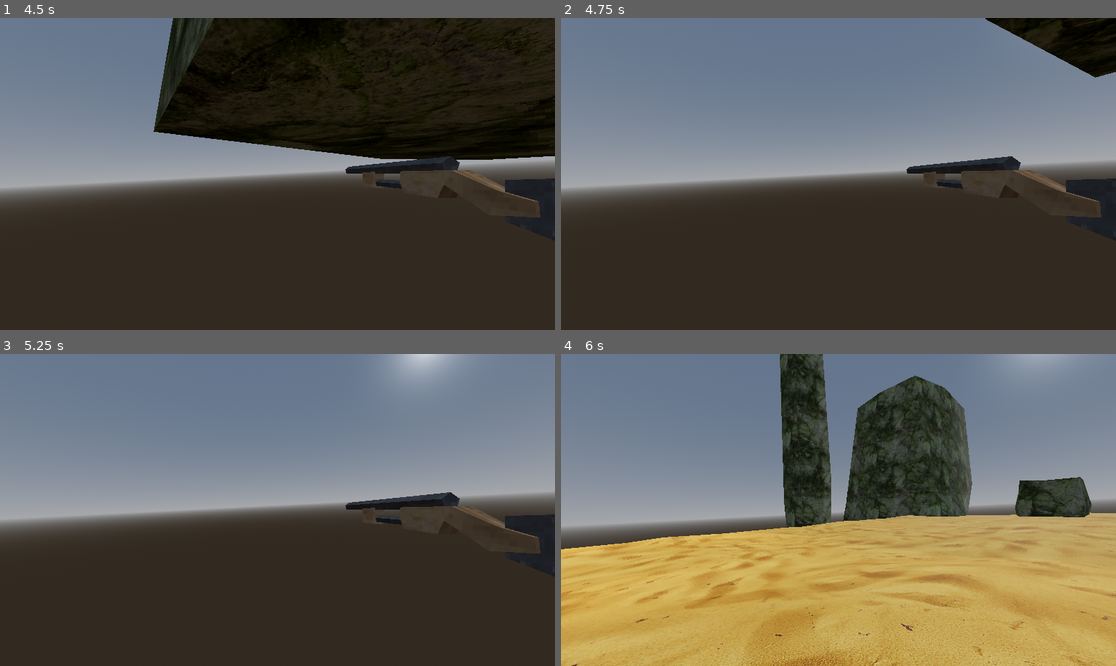
Above: before the commit, frames 1-4 (two rows, left to right).
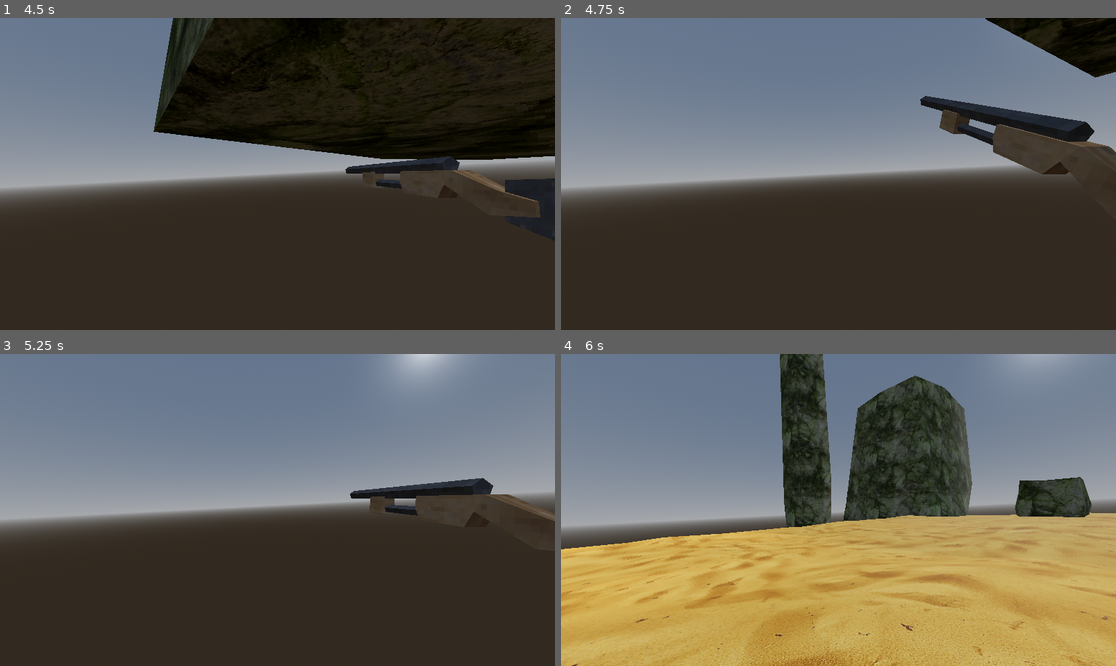
Above: after the commit, the same moments.

Repository: ant1234/retro_fps
Game: Godot game, scene res://world.tscn
The game is run twice, just before and just after one commit, with the same random seed, the same clock (stepped at 60 frames per second) and the same inputs.
Inputs (mouse positions are in pixels of both pictures, inside the frame that each line leads up to):
- Up to frame 1 (4.5 s): tap Enter at 0.5 s; move the mouse to (305, 174) at 0.52 s; press the mouse at (305, 174) at 0.53 s; hold Up (move_forwards) from 0.53 s (still down); tap Space (jump) at 0.77, 1.52, 3.02, 3.77 s; move the mouse to (249, 174) at 1.27 s; release the mouse at (249, 174) at 1.28 s; click (249, 174) at 1.35 s; move the mouse to (288, 167) at 2.02 s; press the mouse at (288, 167) at 2.03 s; tap 1 at 2.1 s; move the mouse to (271, 180) at 2.77 s; release the mouse at (271, 180) at 2.78 s; tap 2 at 2.85 s; click (271, 180) at 3.05 s; move the mouse to (316, 177) at 3.52 s; press the mouse at (316, 177) at 3.53 s; tap 3 at 3.6 s; move the mouse to (233, 170) at 4.27 s; release the mouse at (233, 170) at 4.28 s; tap 4 at 4.35 s
- Up to frame 2 (4.75 s): keep holding Up (move_forwards); tap Space (jump) at 4.52 s; click (794, 170) at 4.55 s
- Up to frame 3 (5.25 s): keep holding Up (move_forwards); move the mouse to (283, 510) at 5.02 s; press the mouse at (283, 510) at 5.03 s; tap 5 at 5.1 s
- Up to frame 4 (6 s): tap R (restart) at 5.75 s; move the mouse to (816, 503) at 5.77 s; release Up (move_forwards) at 5.78 s; release the mouse at (816, 503) at 5.78 s; hold Right (move_right) from 5.78 s (still down); tap 6 at 5.85 s

Frame 1 is identical in both runs. In frame 2, 6.4% of the frame differs, in the area x 62-100%, y 24-72%; in frame 3, 3.0%; in frame 4, nothing differs.

Commit message:
Add shotgun functionality

Diff:
--- a/characters/player/player.tscn
+++ b/characters/player/player.tscn
@@ -13,6 +13,9 @@
 [ext_resource type="PackedScene" uid="uid://cdk2csx214cgn" path="res://effects/muzzle_flash/assets/muzzleflash1.glb" id="7_m60va"]
 [ext_resource type="PackedScene" uid="uid://bcg51se7tsgyl" path="res://weapons/bullet_emitters/bullet_emitter.tscn" id="7_v708d"]
 [ext_resource type="PackedScene" uid="uid://buieisofars1m" path="res://weapons/bullet_emitters/hit_scan_bullet_emitter.tscn" id="8_xoe56"]
+[ext_resource type="PackedScene" uid="uid://dswujixuj3rbw" path="res://effects/muzzle_flash/assets/muzzleflash3.glb" id="12_tylmh"]
+[ext_resource type="PackedScene" uid="uid://bhsrganoojovg" path="res://weapons/bullet_emitters/burst_emitter.tscn" id="13_6djfj"]
+[ext_resource type="PackedScene" uid="uid://bjvlbowksqasm" path="res://weapons/bullet_emitters/spray_emitter.tscn" id="14_ui0n3"]
 
 [sub_resource type="CapsuleShape3D" id="CapsuleShape3D_k3bin"]
 
@@ -257,6 +260,7 @@
 
 [node name="MachineGun" type="Node3D" parent="Camera3D/WeaponManager/Weapons"]
 transform = Transform3D(0.75, 0, 0, 0, 0.75, 0, 0, 0, 0.75, 0.8275, 1.94151, 0.0598526)
+visible = false
 script = ExtResource("4_l073q")
 attack_rate = 0.1
 
@@ -295,7 +299,8 @@
 
 [node name="ShotGun" type="Node3D" parent="Camera3D/WeaponManager/Weapons"]
 transform = Transform3D(0.8, 0, 0, 0, 0.8, 0, 0, 0, 0.8, 0.830633, 2.00185, 0.340708)
-visible = false
+script = ExtResource("4_l073q")
+attack_rate = 0.8
 
 [node name="Graphics" type="Node3D" parent="Camera3D/WeaponManager/Weapons/ShotGun"]
 transform = Transform3D(0.999999, 0, 0, 0, 1, 0, 0, 0, 1, 0, 0, 0)
@@ -308,6 +313,22 @@
 
 [node name="ShotGun" parent="Camera3D/WeaponManager/Weapons/ShotGun/Graphics" instance=ExtResource("6_sssri")]
 
+[node name="MuzzleFlash" parent="Camera3D/WeaponManager/Weapons/ShotGun/Graphics" instance=ExtResource("6_tlpcn")]
+transform = Transform3D(1, 0, 0, 0, 1, 0, 0, 0, 1, 0, 0.150141, -1.94802)
+
+[node name="muzzleflash3" parent="Camera3D/WeaponManager/Weapons/ShotGun/Graphics/MuzzleFlash" instance=ExtResource("12_tylmh")]
+transform = Transform3D(-1, 0, -0.000541068, 0, 1, 0, 0.000541039, 0, -1, 0.00372791, 0.0225403, 0.0250473)
+
+[node name="BulletEmitter" parent="Camera3D/WeaponManager/Weapons/ShotGun" instance=ExtResource("7_v708d")]
+
+[node name="BurstEmitter" parent="Camera3D/WeaponManager/Weapons/ShotGun/BulletEmitter" instance=ExtResource("13_6djfj")]
+burst_count = 5
+
+[node name="SprayEmitter" parent="Camera3D/WeaponManager/Weapons/ShotGun/BulletEmitter/BurstEmitter" instance=ExtResource("14_ui0n3")]
+transform = Transform3D(1, 0, 0, 0, 1, 0, 0, 0, 1, 0, 0, 0)
+
+[node name="HitScanBulletEmitter" parent="Camera3D/WeaponManager/Weapons/ShotGun/BulletEmitter/BurstEmitter/SprayEmitter" instance=ExtResource("8_xoe56")]
+
 [node name="CharacterMover" parent="." instance=ExtResource("2_vmsa5")]
 
 [node name="HealthManager" parent="." instance=ExtResource("3_if7g2")]
--- /dev/null
+++ b/weapons/bullet_emitters/burst_emitter.gd
@@ -0,0 +1,7 @@
+extends BulletEmitter
+
+@export var burst_count = 500
+
+func fire():
+	for _i in range(burst_count):
+		super()
--- /dev/null
+++ b/weapons/bullet_emitters/burst_emitter.tscn
@@ -0,0 +1,6 @@
+[gd_scene load_steps=2 format=3 uid="uid://bhsrganoojovg"]
+
+[ext_resource type="Script" path="res://weapons/bullet_emitters/burst_emitter.gd" id="1_gpksc"]
+
+[node name="BurstEmitter" type="Node3D"]
+script = ExtResource("1_gpksc")
--- /dev/null
+++ b/weapons/bullet_emitters/spray_emitter.gd
@@ -0,0 +1,9 @@
+extends BulletEmitter
+
+@export var spray_arc = 5.0
+
+func fire():
+	rotation = Vector3.ZERO
+	rotate_object_local(Vector3.FORWARD, randf_range(0.0, TAU))
+	rotate_object_local(Vector3.RIGHT, deg_to_rad(randf_range(-spray_arc, spray_arc)))
+	super()
--- /dev/null
+++ b/weapons/bullet_emitters/spray_emitter.tscn
@@ -0,0 +1,6 @@
+[gd_scene load_steps=2 format=3 uid="uid://bjvlbowksqasm"]
+
+[ext_resource type="Script" path="res://weapons/bullet_emitters/spray_emitter.gd" id="1_5v504"]
+
+[node name="SprayEmitter" type="Node3D"]
+script = ExtResource("1_5v504")
Not shown: 1 places in characters/player/player.tscn that only renumber resources
